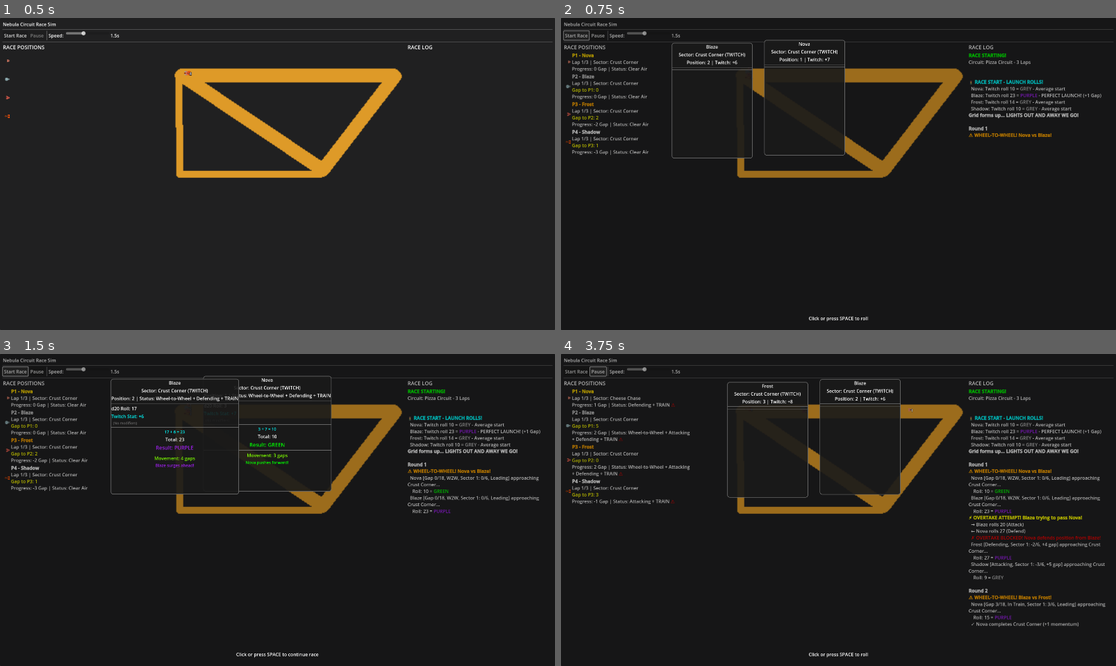
Above: before the commit, frames 1-4 (two rows, left to right).
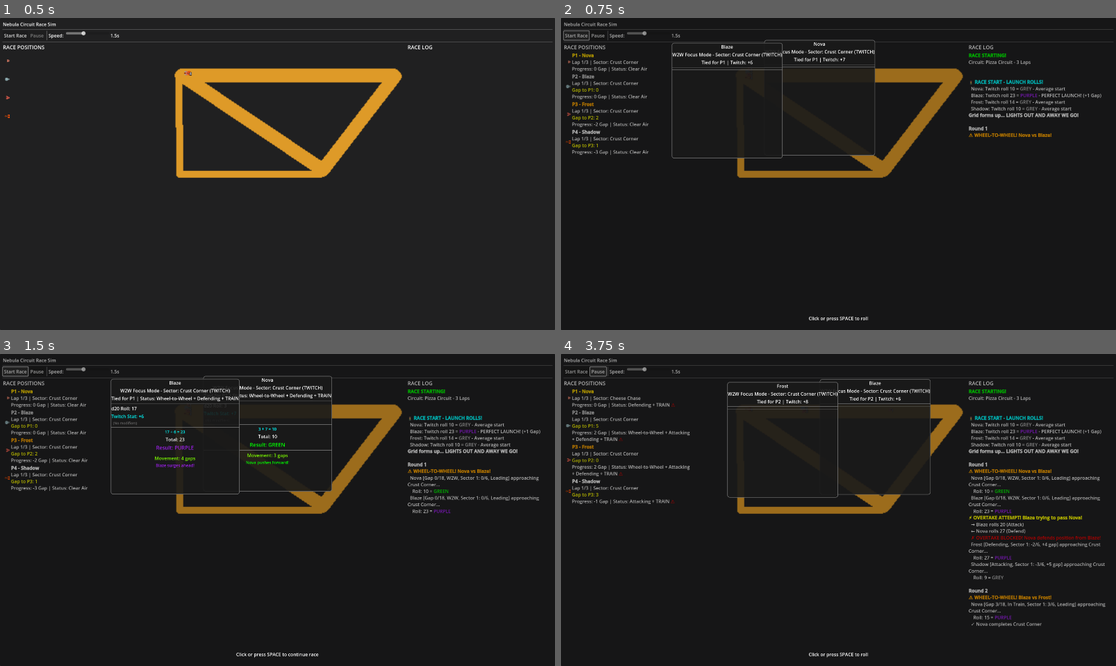
Above: after the commit, the same moments.

Repository: computersaucegames/nc
Game: Godot game, scene res://scenes/tests/RaceTestScene.tscn
Two runs of this game, one before a commit and one after it. Both use one fixed random seed, a clock stepped at 60 frames per second and the inputs below. The project has no main scene, so this scene is started directly.
Inputs:
- Up to frame 1 (0.5 s): no input
- Up to frame 2 (0.75 s): click "Start Race" at 0.5 s
- Up to frame 3 (1.5 s): click "Start Race" at 1.25 s
- Up to frame 4 (3.75 s): click "Start Race" at 2 s; click "Pause" at 2.75 s; click "Resume" at 3.5 s

Frame 1 is identical in both runs. In frame 2, 1.5% of the frame differs, in the area x 20-57%, y 6-45%; in frame 3, 1.2%; in frame 4, 1.7%, in the area x 5-94%, y 8-88%.

Commit message:
Add W2W Focus Mode indicators and update Pizza Circuit sectors
- Add "W2W Focus Mode" label to sector displays in wheel-to-wheel situations
- Show tied position (e.g., "Tied for P2") instead of individual positions
- Tied position is calculated as the higher position (lower number) between pilots
- Update Pizza Circuit Sector 1 (Crust Corner) to not accept momentum (carrythru: 0)
- Update Pizza Circuit Sector 3 (Sauce Straight) to accept 4 momentum (carrythru: 4)

These changes prepare Focus Mode for multiple mode types where pilots may be
in different relative positions, while giving Pizza Circuit more distinct
sector characteristics.

Diff:
--- a/resources/circuits/pizza_circuit.tres
+++ b/resources/circuits/pizza_circuit.tres
@@ -7,7 +7,7 @@
 script = ExtResource("2_pizza")
 sector_name = "Crust Corner"
 length_in_gap = 6
-carrythru = 2
+carrythru = 0
 check_type = 0
 is_start_sector = true
 grey_threshold = 5
@@ -41,7 +41,7 @@
 script = ExtResource("2_pizza")
 sector_name = "Sauce Straight"
 length_in_gap = 6
-carrythru = 2
+carrythru = 4
 check_type = 3
 is_start_sector = false
 grey_threshold = 5
--- a/scripts/ui/FocusModeOverlay.gd
+++ b/scripts/ui/FocusModeOverlay.gd
@@ -95,6 +95,14 @@
 	const PANEL_SIZE = Vector2(280, 400)
 	const PANEL_BUFFER = 20.0  # Pixels of spacing between panels
 
+	# Calculate tied position for W2W events
+	var tied_position = -1
+	if event.event_type == FocusModeManager.EventType.WHEEL_TO_WHEEL_ROLL and event.pilots.size() > 0:
+		# Find the higher position between the two pilots (lower number = better position)
+		var pos1 = event.pilots[0].position
+		var pos2 = event.pilots[1].position if event.pilots.size() > 1 else pos1
+		tied_position = min(pos1, pos2)
+
 	# Get pilot positions on screen
 	for pilot_idx in range(event.pilots.size()):
 		var pilot = event.pilots[pilot_idx]
@@ -148,10 +156,10 @@
 			# Show roll results
 			var roll_result = event.roll_results[pilot_idx]
 			var movement = event.movement_outcomes[pilot_idx]
-			panel.setup_roll_display(pilot, event.sector, roll_result, movement)
+			panel.setup_roll_display(pilot, event.sector, roll_result, movement, event.event_type, tied_position)
 		else:
 			# Waiting for rolls - show pilot and sector info
-			panel.setup_pre_roll_display(pilot, event.sector)
+			panel.setup_pre_roll_display(pilot, event.sector, event.event_type, tied_position)
 
 func _get_pilot_screen_position(pilot_id: int) -> Variant:
 	if circuit_display == null or not circuit_display.pilot_markers.has(pilot_id):
--- a/scripts/ui/FocusModeRollPanel.gd
+++ b/scripts/ui/FocusModeRollPanel.gd
@@ -41,13 +41,21 @@
 	add_theme_stylebox_override("panel", style)
 
 ## Setup display before roll is made
-func setup_pre_roll_display(pilot: PilotState, sector):
+func setup_pre_roll_display(pilot: PilotState, sector, event_type: int = -1, tied_position: int = -1):
 	pilot_name_label.text = pilot.name
-	sector_label.text = "Sector: %s (%s)" % [sector.sector_name, sector.get_check_type_string().to_upper()]
 
-	# Show pilot current stats
+	# Add W2W context to sector label
+	var sector_text = "Sector: %s (%s)" % [sector.sector_name, sector.get_check_type_string().to_upper()]
+	if event_type == 0:  # WHEEL_TO_WHEEL_ROLL
+		sector_text = "W2W Focus Mode - " + sector_text
+	sector_label.text = sector_text
+
+	# Show pilot current stats with tied position if in W2W mode
 	var stat_value = pilot.get_stat(sector.check_type)
-	pilot_info_label.text = "Position: %d | %s: +%d" % [pilot.position, sector.get_check_type_string().capitalize(), stat_value]
+	if tied_position > 0:
+		pilot_info_label.text = "Tied for P%d | %s: +%d" % [tied_position, sector.get_check_type_string().capitalize(), stat_value]
+	else:
+		pilot_info_label.text = "Position: %d | %s: +%d" % [pilot.position, sector.get_check_type_string().capitalize(), stat_value]
 
 	# Hide roll results until rolled
 	roll_container.visible = false
@@ -55,14 +63,22 @@
 	resolution_label.visible = false
 
 ## Setup display with roll results
-func setup_roll_display(pilot: PilotState, sector, roll_result: Dice.DiceResult, movement: int):
+func setup_roll_display(pilot: PilotState, sector, roll_result: Dice.DiceResult, movement: int, event_type: int = -1, tied_position: int = -1):
 	print("DEBUG: Setting up roll display for %s - tier: %s, movement: %d" % [pilot.name, roll_result.tier_name, movement])
 
 	pilot_name_label.text = pilot.name
-	sector_label.text = "Sector: %s (%s)" % [sector.sector_name, sector.get_check_type_string().to_upper()]
 
-	# Show pilot info
-	pilot_info_label.text = "Position: %d | Status: %s" % [pilot.position, pilot.get_status_string()]
+	# Add W2W context to sector label
+	var sector_text = "Sector: %s (%s)" % [sector.sector_name, sector.get_check_type_string().to_upper()]
+	if event_type == 0:  # WHEEL_TO_WHEEL_ROLL
+		sector_text = "W2W Focus Mode - " + sector_text
+	sector_label.text = sector_text
+
+	# Show pilot info with tied position if in W2W mode
+	if tied_position > 0:
+		pilot_info_label.text = "Tied for P%d | Status: %s" % [tied_position, pilot.get_status_string()]
+	else:
+		pilot_info_label.text = "Position: %d | Status: %s" % [pilot.position, pilot.get_status_string()]
 
 	# Show roll breakdown
 	roll_container.visible = true
